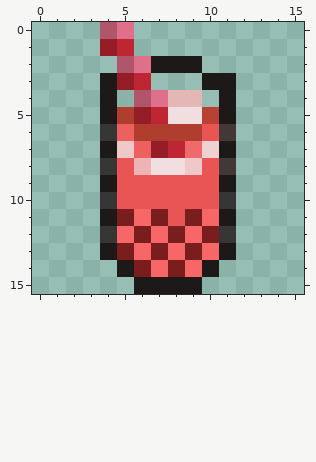
Two versions of one pixel-art sprite, BobaCafe/[JA]BobaCafe/Objects/Strawberry Boba Tea/object.png. This is how it looked before the edit.
The file is 16x16 pixels. Colours within 5 levels of each other are drawn and written as one.
After:
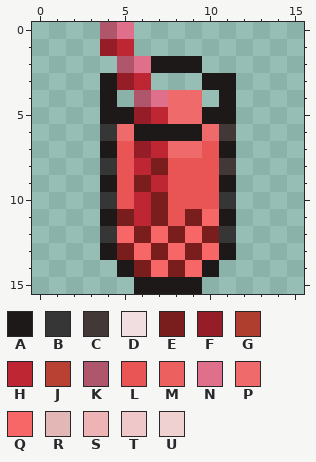
Palette (. is transparent): A #1d1919  B #363636  C #433838  D #f0dee0  E #791d1d  F #941d27  G #b03e2f  H #be2633  J #b84134  K #af566c  L #e95555  M #ec6060  N #e06f8b  P #ef6a6a  Q #f86767  R #e4b7b7  S #eeb3b4  T #efc8ca  U #efd1d2
The author wrote: Final sprite changes before initial release.
The exact change:
y 4: x 8..9 RR -> PP
y 5: x 5 G -> A; x 8..10 DDJ -> PPA
y 6: x 5..10 MGGGGL -> PAAAAP
y 7: x 5..8 TMFH -> LFHP; x 10 U -> L
y 8: x 6..9 SDDT -> HELL
y 9: x 6..7 LL -> EH
y 10: x 6..7 LL -> HE
y 11: x 6 Q -> H
Boxes around the changes in both pictures, in picture pixels (x1, y1, x2, y2):
changed: (117, 90, 219, 226)
